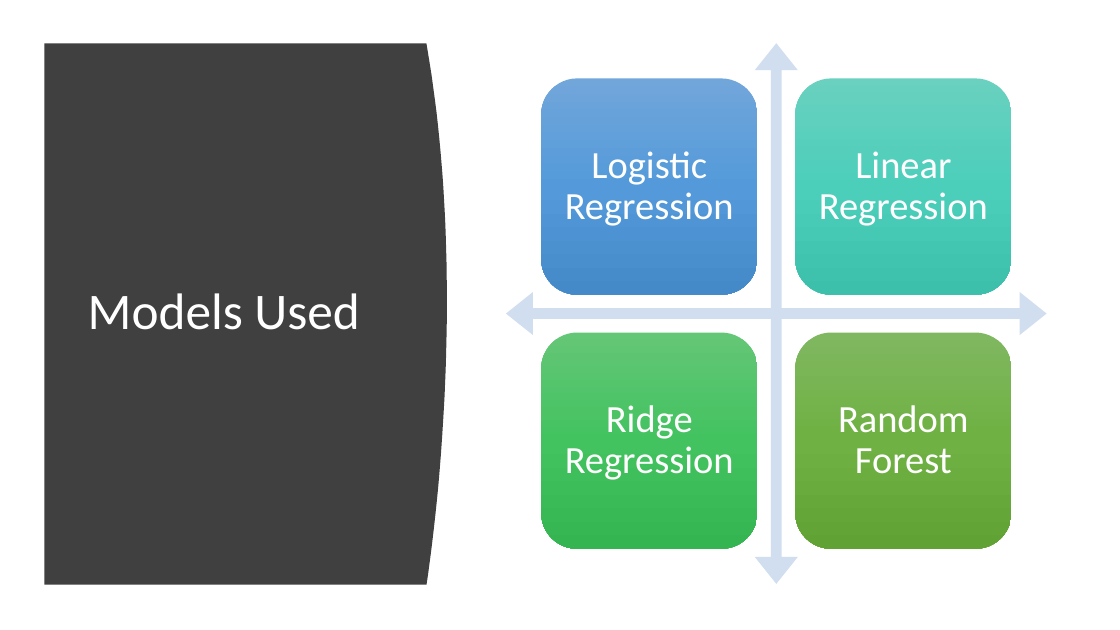
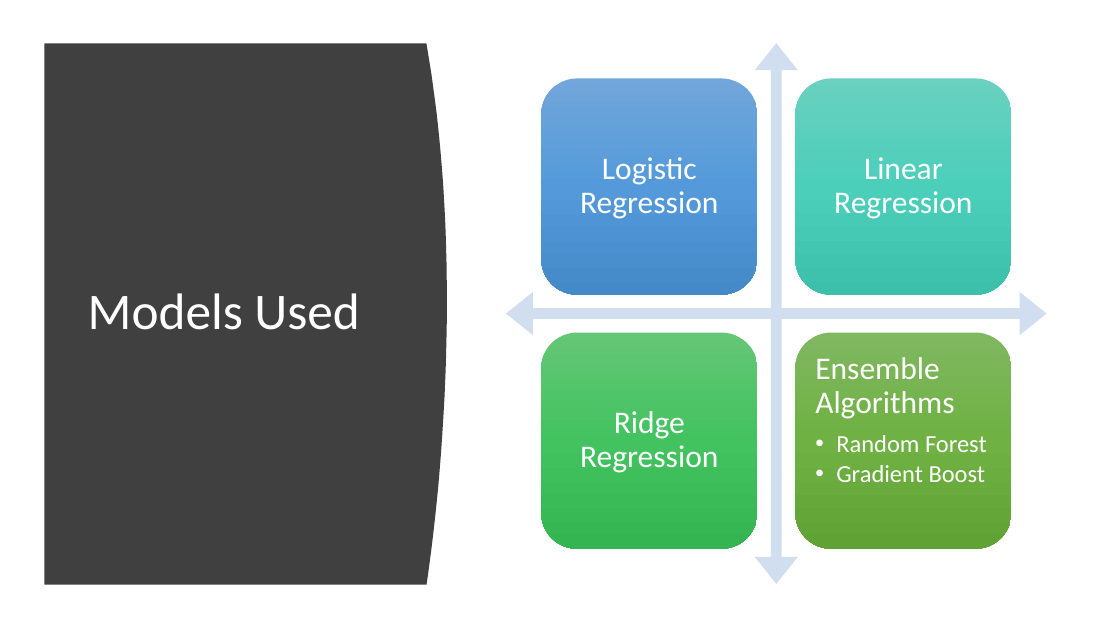
Before and after one commit to Mastersz/Proyecto_Mineria, a slide deck: slide 11 of Data_Mining.pptx. Drawn at 1120x630 pixels with LibreOffice and Linux fonts; fonts in the diff are those of the drawing. Boxes give left, top, right and bottom in pixels: in the first picture for what was removed or moved away, otherwise in the second. Text is boxed around its words. In the diff, an @@ line names an element or a change of style, - is before the commit and + after.

Commit message:
Gradient Boost agragegado y ROC curves de comparación

```diff
--- a/Data_Mining.pptx
+++ b/Data_Mining.pptx
@@ size 33 to 27 pt; less space between paragraphs in 3 elements at [580, 157, 718, 219], [834, 157, 972, 219], [580, 411, 718, 473] @@
@@ text "Ensemble Algorithms" at [815, 357, 987, 482]: vertical alignment middle to top @@
@@ text at [815, 357, 954, 419]: paragraph added @@
+Ensemble Algorithms
@@ text at [836, 435, 987, 452]: size 33 to 21 pt in "Random Forest"; alignment centre to left; bullet none to •; list level 1 to 2 in "Random Forest" @@
@@ text at [836, 465, 986, 482]: paragraph added @@
+  • Gradient Boost
```
Also in this commit, not shown: 1 other slide changed, 1 slide added.
